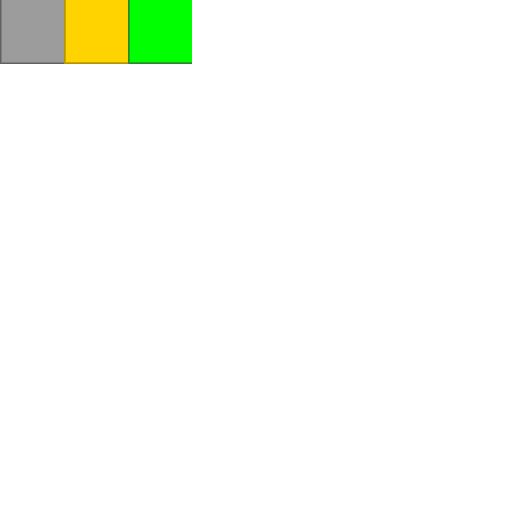
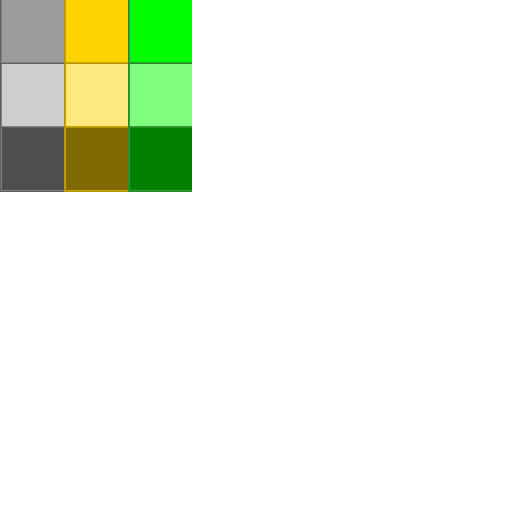
Revision of a layered 512px x 512px image; what changed, layer by layer:
added group "Hover" with 3 layers above "Click" over [0, 64, 192, 128]
added layer "Normal" (1st of 4, in "Hover") in group "Hover" over [0, 64, 64, 128]
added layer "Lit" (1st of 3, in "Hover") in group "Hover" over [64, 64, 128, 128]
added layer "Upgrade" (1st of 3, in "Hover") in group "Hover" over [128, 64, 192, 128]
added group "Click" with 3 layers above "Normal" over [0, 128, 192, 192]
added layer "Normal" (2nd of 4, in "Click") in group "Click" over [0, 128, 64, 192]
added layer "Lit" (2nd of 3, in "Click") in group "Click" over [64, 128, 128, 192]
added layer "Upgrade" (2nd of 3, in "Click") in group "Click" over [128, 128, 192, 192]
